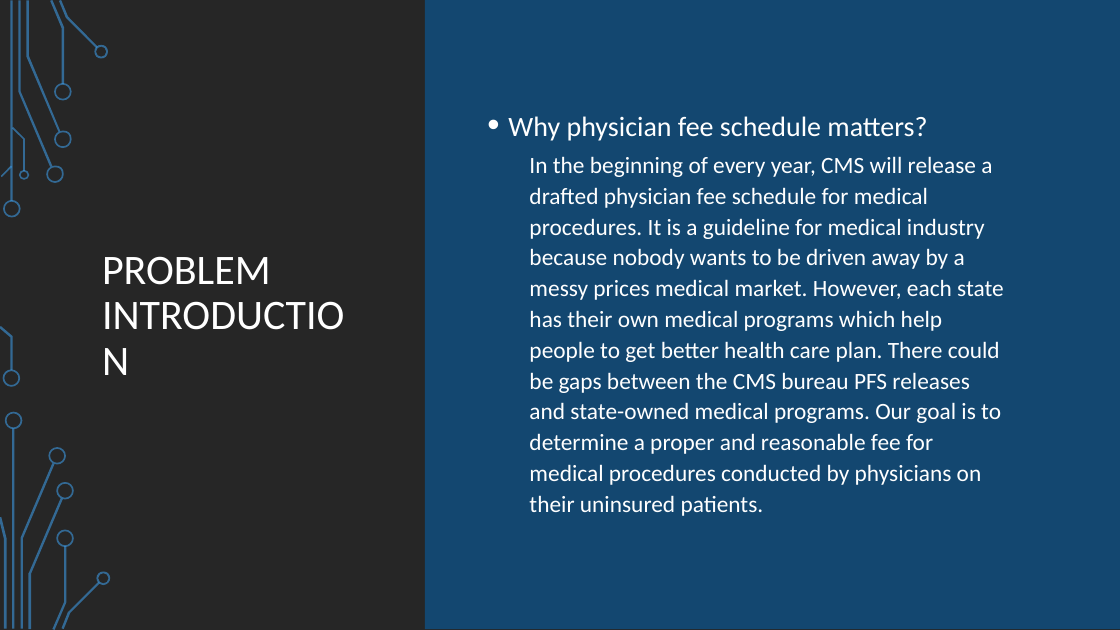
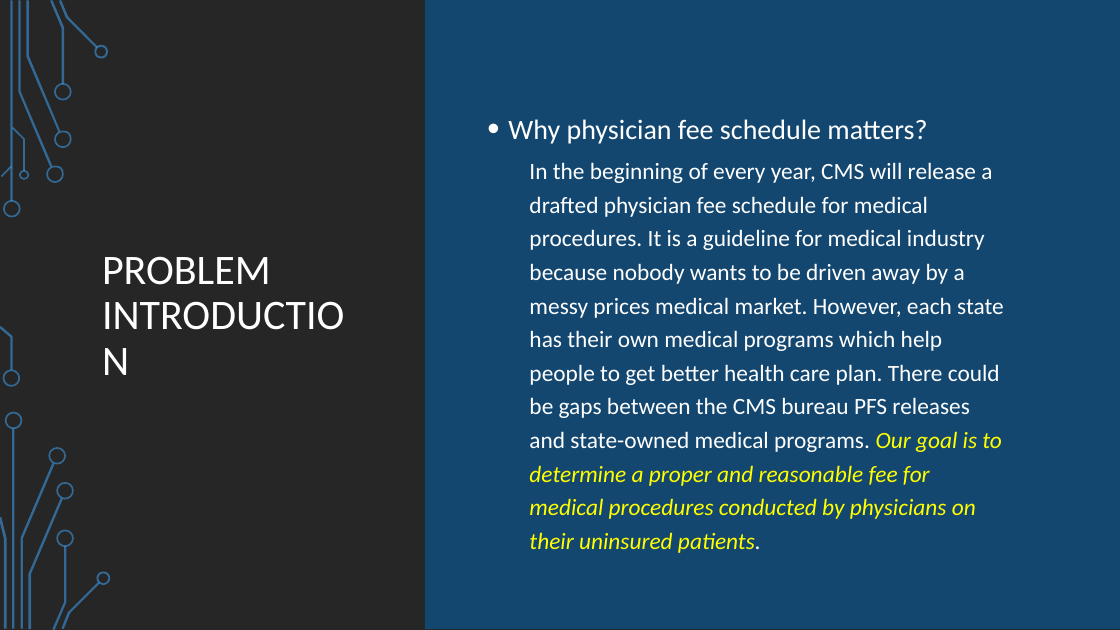
Before and after one commit to dev-hyang/data_analysis_medicaid, a slide deck: slide 3 of Presentation_v1.0.pptx. Drawn at 1120x630 pixels with LibreOffice and Linux fonts; fonts in the diff are those of the drawing; background and template pictures are left out. Boxes give left, top, right and bottom in pixels: in the first picture for what was removed or moved away, otherwise in the second. Text is boxed around its words. In the diff, an @@ line names an element or a change of style, - is before the commit and + after.

```diff
--- a/Presentation_v1.0.pptx
+++ b/Presentation_v1.0.pptx
@@ text "Why physician fee schedule matters?" at [508, 119, 1004, 519]: text colour #FFFFFF to #FFFF00, italic on in "Our goal is to determine a proper ..."; line spacing 1.1 to 1.2 @@
```
Also in this commit, not shown: 8 other slides changed, 2 other files.
